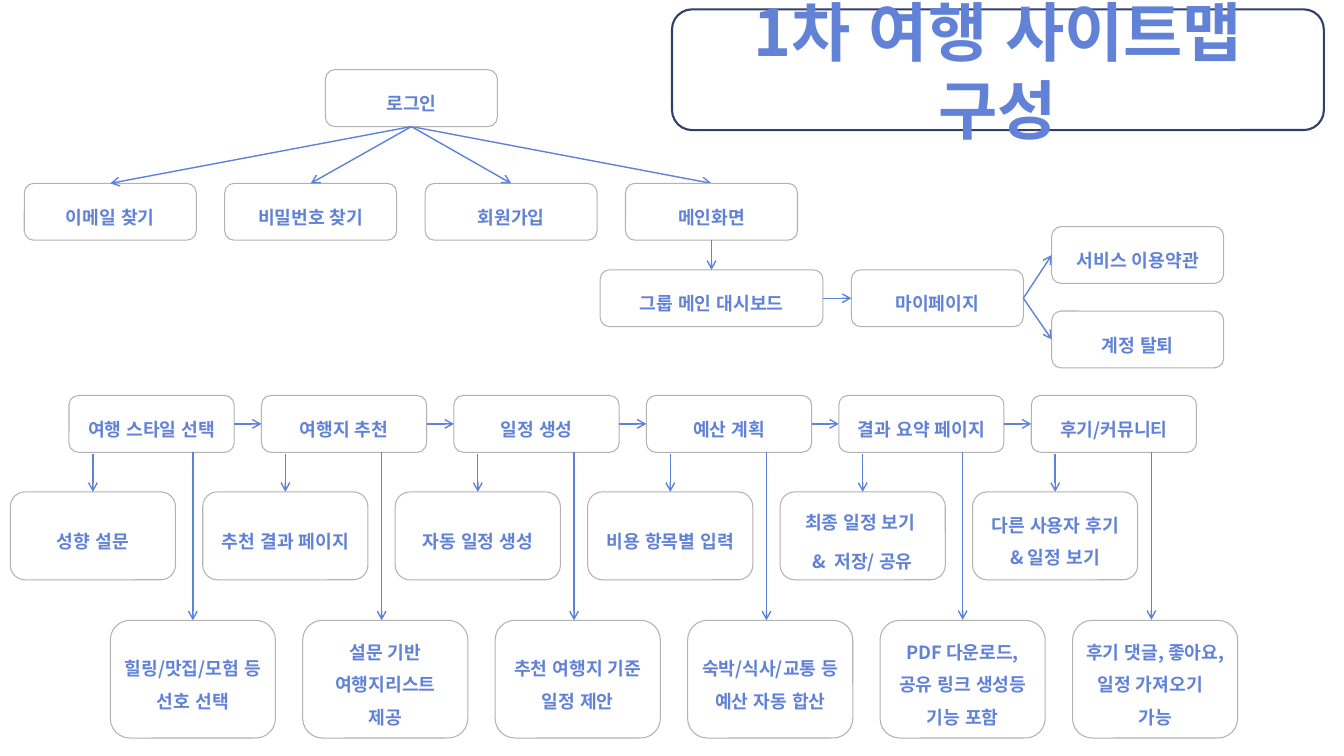
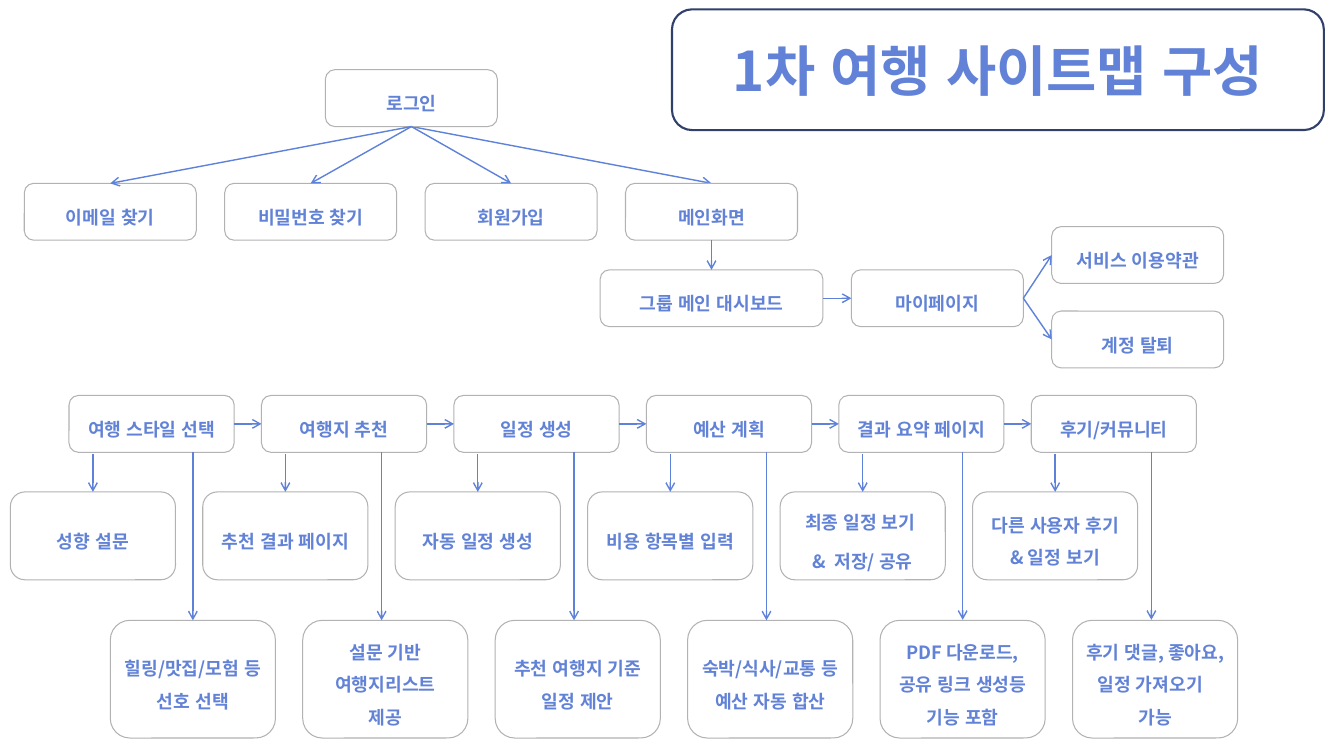
Before and after one commit to Ria007622/webtest, a slide deck: slide 2 of 2502110930 LMG.pptx. Drawn at 1344x756 pixels with LibreOffice and Linux fonts; fonts in the diff are those of the drawing. Boxes give left, top, right and bottom in pixels: in the first picture for what was removed or moved away, otherwise in the second. Text is boxed around its words. In the diff, an @@ line names an element or a change of style, - is before the commit and + after.

```diff
--- a/2502110930 LMG.pptx
+++ b/2502110930 LMG.pptx
@@ rounded rectangle "1차 여행 사이트맵 구성" at bbox=[673, 9, 1325, 130]: size 46 to 39 pt @@
```
Also in this commit, not shown: 5 other slides changed.
